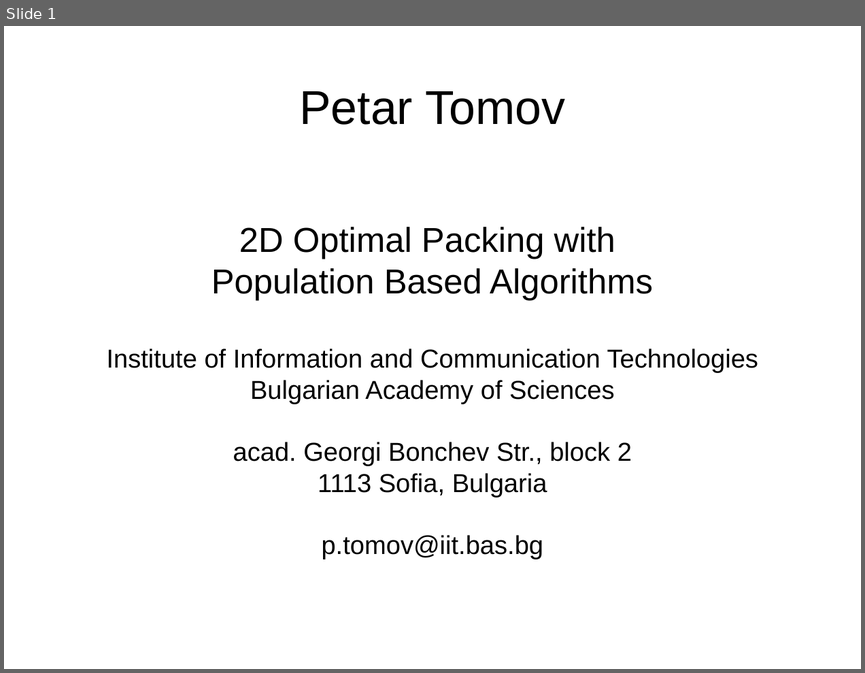
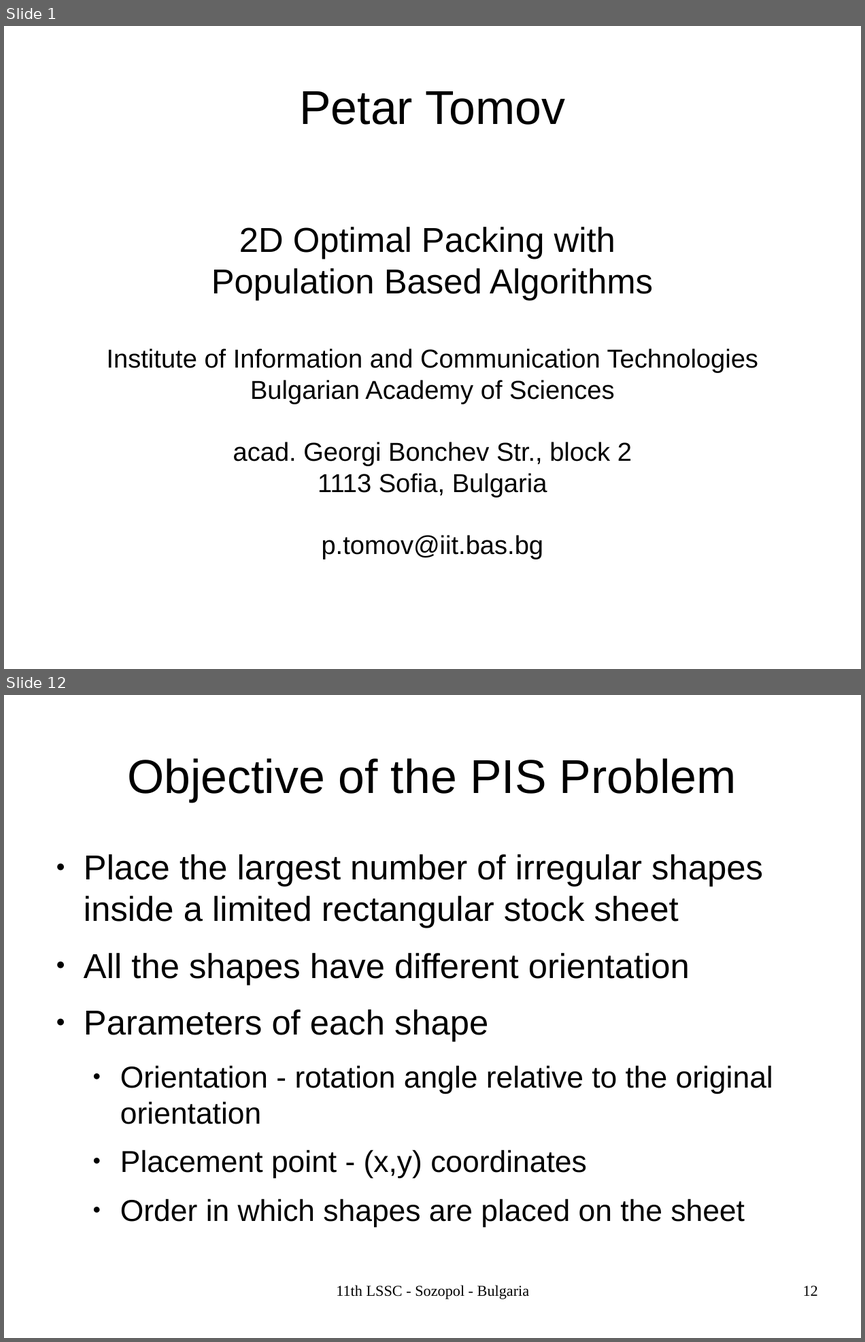
Before and after one commit to TodorBalabanov/Large-Scale-Scientific-Computations-2017, a slide deck: 2dOptimalCuttingWithPopulationBasedAlgorithms.odp. Shown one above the other, each under a label of ours: slide 1 before the commit, slides 1 and 12 after it; the slides between them are not shown. The pictures are 865x673 and 865x1342 pixels, drawn with LibreOffice and Linux fonts; fonts in the diff are those of the drawing; background and template pictures are left out. Boxes give left, top, right and bottom in pixels: in the first picture for what was removed or moved away, otherwise in the second. Text is boxed around its words. In the diff, an @@ line names an element or a change of style, - is before the commit and + after.

```diff
--- a/2dOptimalCuttingWithPopulationBasedAlgorithms.odp
+++ b/2dOptimalCuttingWithPopulationBasedAlgorithms.odp
@@ slide 12 added at (4, 695, 861, 1338), background picture (left out) @@
@@ title added at (127, 758, 736, 802), 44 pt, text #000000 @@
+Objective of the PIS Problem
@@ text added at (84, 854, 773, 1227), 32 pt, text #000000 @@
+● Place the largest number of irregular shapes inside a limited rectangular stock sheet
+● All the shapes have different orientation
+● Parameters of each shape
+  ● Orientation - rotation angle relative to the original orientation
+  ● Placement point - (x,y) coordinates
+  ● Order in which shapes are placed on the sheet
@@ text added at (336, 1285, 530, 1299), 14 pt, text #000000 @@
+11th LSSC - Sozopol - Bulgaria
@@ page number added at (803, 1285, 818, 1295), 14 pt, text #000000 @@
+12
```
Also in this commit, not shown: 2 other slides changed, 17 other slides added, 1 other file.
